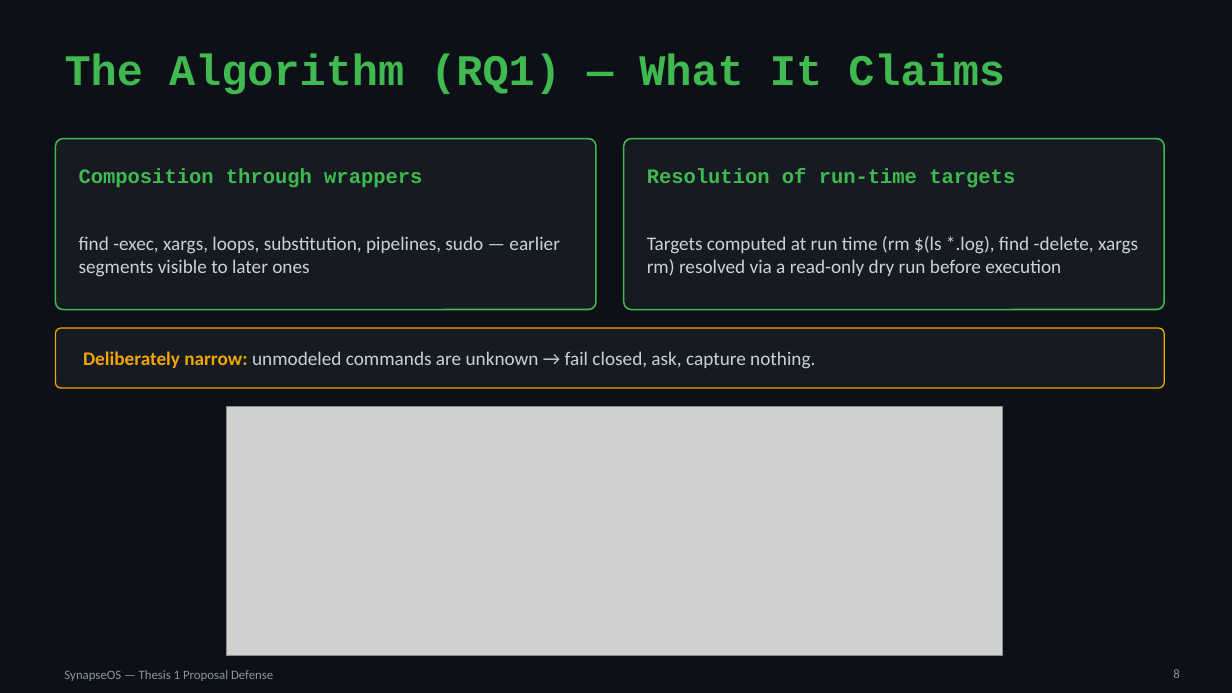
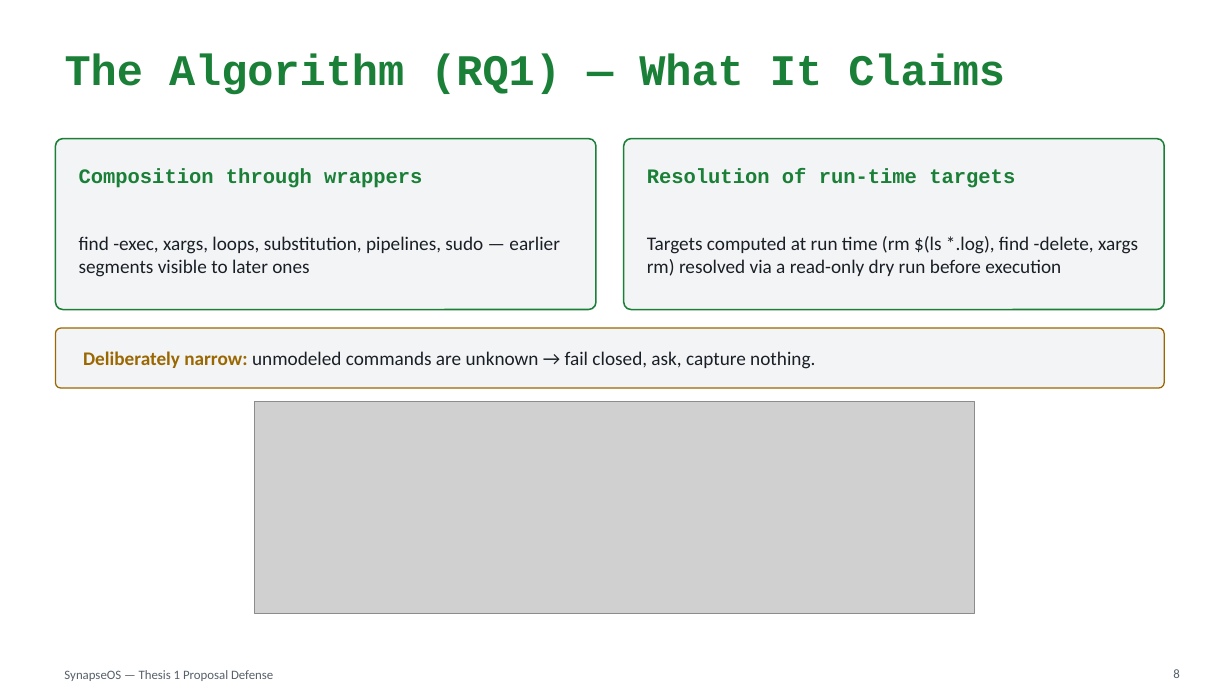
Before and after one commit to willardcsoriano/thesis, a slide deck: slide 8 of thesis 1/defense/SynapseOS_Proposal_Defense.pptx. Drawn at 1232x693 pixels with LibreOffice and Linux fonts; fonts in the diff are those of the drawing; grey boxes stand for pictures. Boxes give left, top, right and bottom in pixels: in the first picture for what was removed or moved away, otherwise in the second. Text is boxed around its words. In the diff, an @@ line names an element or a change of style, - is before the commit and + after.

```diff
--- a/thesis 1/defense/SynapseOS_Proposal_Defense.pptx
+++ b/thesis 1/defense/SynapseOS_Proposal_Defense.pptx
@@ background #0D1117 to #FFFFFF @@
@@ rounded rectangle at box(55, 139, 596, 310): fill #161B22 to #F3F4F6; outline #3FB950 1.2 pt to #1A7F37 1.2 pt @@
@@ rounded rectangle at box(624, 139, 1165, 310): fill #161B22 to #F3F4F6; outline #3FB950 1.2 pt to #1A7F37 1.2 pt @@
@@ text colour #3FB950 to #1A7F37 in 3 elements at box(65, 53, 1005, 95), box(79, 169, 422, 188), box(647, 169, 1015, 188) @@
@@ text "find -exec, xargs, loops, substitution, ..." at box(79, 236, 560, 277): text colour #C9D1D9 to #1A1F26 @@
@@ text "Targets computed at run time ..." at box(647, 236, 1138, 276): text colour #C9D1D9 to #1A1F26 @@
@@ rounded rectangle at box(55, 328, 1165, 388): fill #161B22 to #F3F4F6; outline #F0A500 1 pt to #9A6700 1 pt @@
@@ text "Deliberately narrow: unmodeled commands are ..." at box(83, 351, 815, 369): text colour #F0A500 to #9A6700 in "Deliberately narrow:"; text colour #C9D1D9 to #1A1F26 in "unmodeled commands are unknown → fail closed, ..." @@
@@ picture: place and size @@
-picture at box(226, 407, 1003, 656)
+picture at box(254, 402, 975, 614)
@@ text "SynapseOS — Thesis 1 Proposal ..." at box(64, 670, 273, 681): text colour #8B949E to #57606A @@
@@ page number at box(1173, 669, 1179, 678): text colour #8B949E to #57606A @@
```
Also in this commit, not shown: 14 other slides changed, 1 slide added, 1 slide removed, 4 other files.
